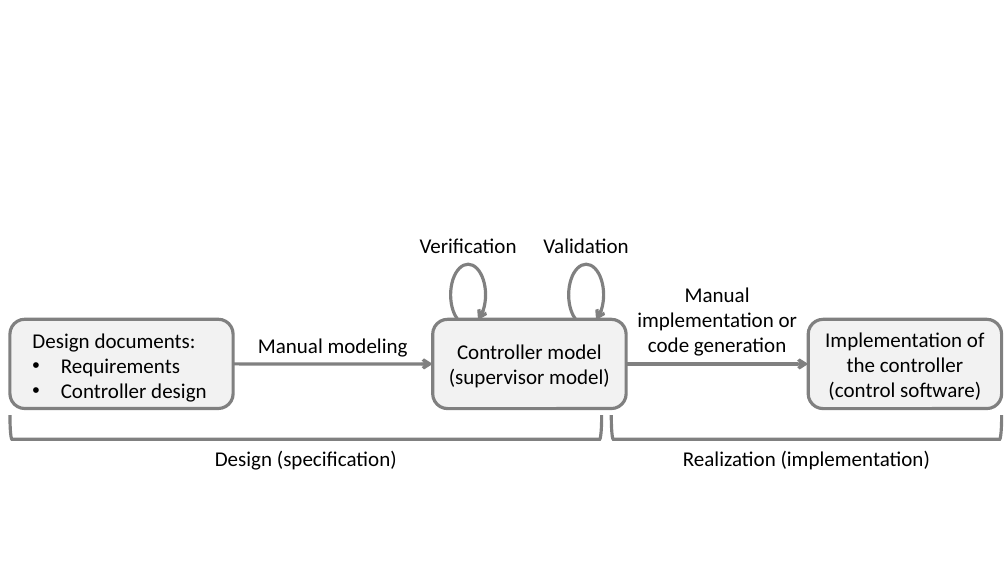
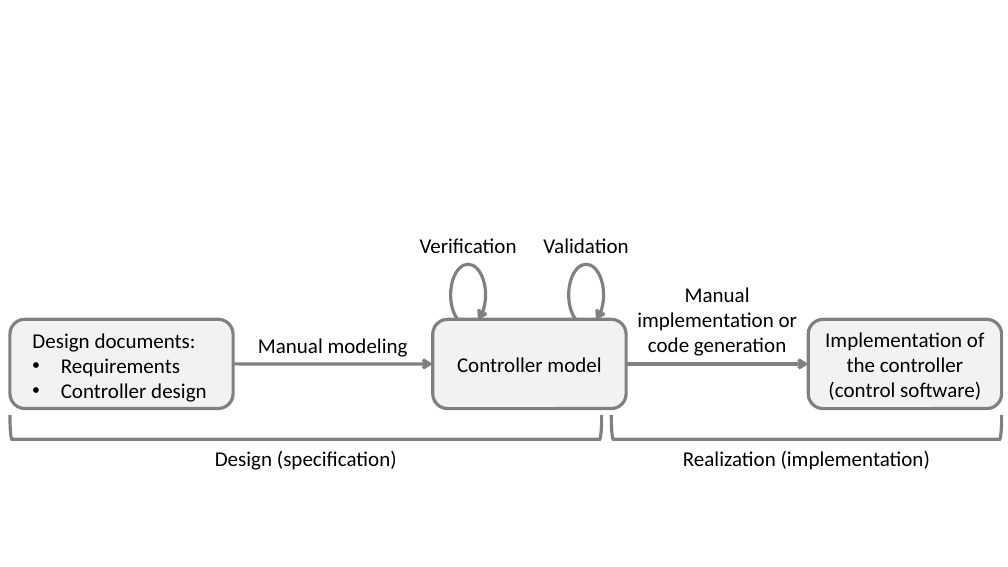
Before and after one commit to RobertB01/CIFsim, a slide deck: slide 1 of cif/org.eclipse.escet.cif.documentation/images/synthesis-based-engineering/approaches/process_model_based.pptx. Drawn at 1008x567 pixels with LibreOffice and Linux fonts; fonts in the diff are those of the drawing. Boxes give left, top, right and bottom in pixels: in the first picture for what was removed or moved away, otherwise in the second. Text is boxed around its words. In the diff, an @@ line names an element or a change of style, - is before the commit and + after.

```diff
--- a/cif/org.eclipse.escet.cif.documentation/images/synthesis-based-engineering/approaches/process_model_based.pptx
+++ b/cif/org.eclipse.escet.cif.documentation/images/synthesis-based-engineering/approaches/process_model_based.pptx
@@ text in rounded rectangle at <box>457,357,601,372</box>: text changed @@
-Controller model (supervisor model)
+Controller model
```
Also in this commit, not shown: 6 other files.
